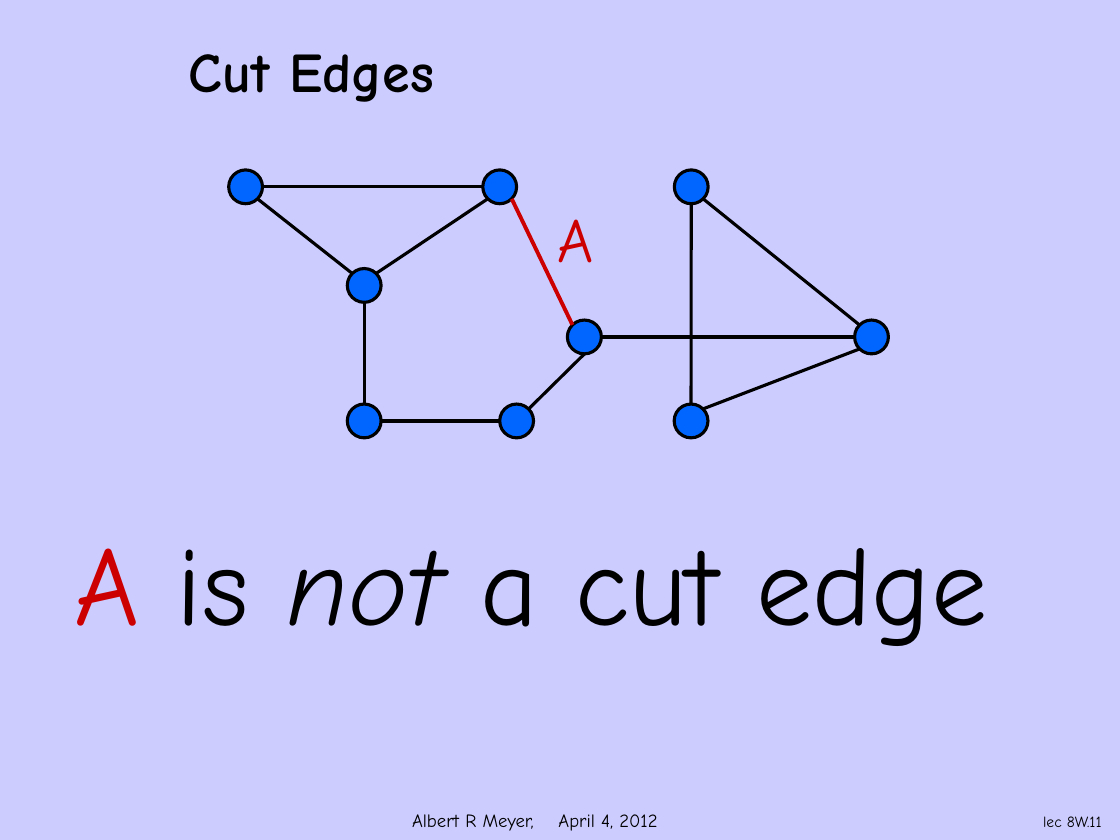
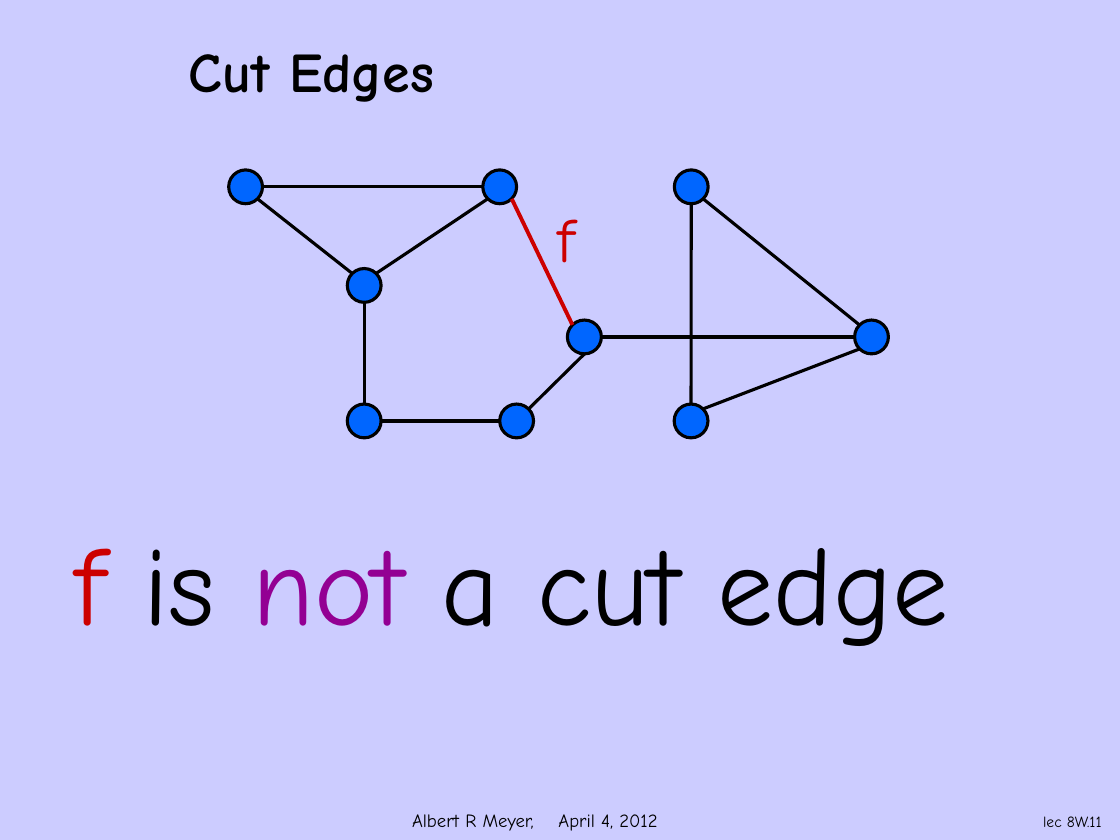
Before and after one commit to armeyer/mcs_web, a slide deck: slide 11 of spring12/slidesS12/trees-def.pptx. Drawn at 1120x840 pixels with LibreOffice and Linux fonts; fonts in the diff are those of the drawing; background and template pictures are left out. Boxes give left, top, right and bottom in pixels: in the first picture for what was removed or moved away, otherwise in the second. Text is boxed around its words. In the diff, an @@ line names an element or a change of style, - is before the commit and + after.

```diff
--- a/spring12/slidesS12/trees-def.pptx
+++ b/spring12/slidesS12/trees-def.pptx
@@ text at bbox=[557, 219, 574, 263]: text changed @@
-A
+f
@@ text at bbox=[74, 548, 949, 646]: text changed @@
-A is not a cut edge
+f is not a cut edge
```
Also in this commit, not shown: 4 other slides changed, 1 other file.
